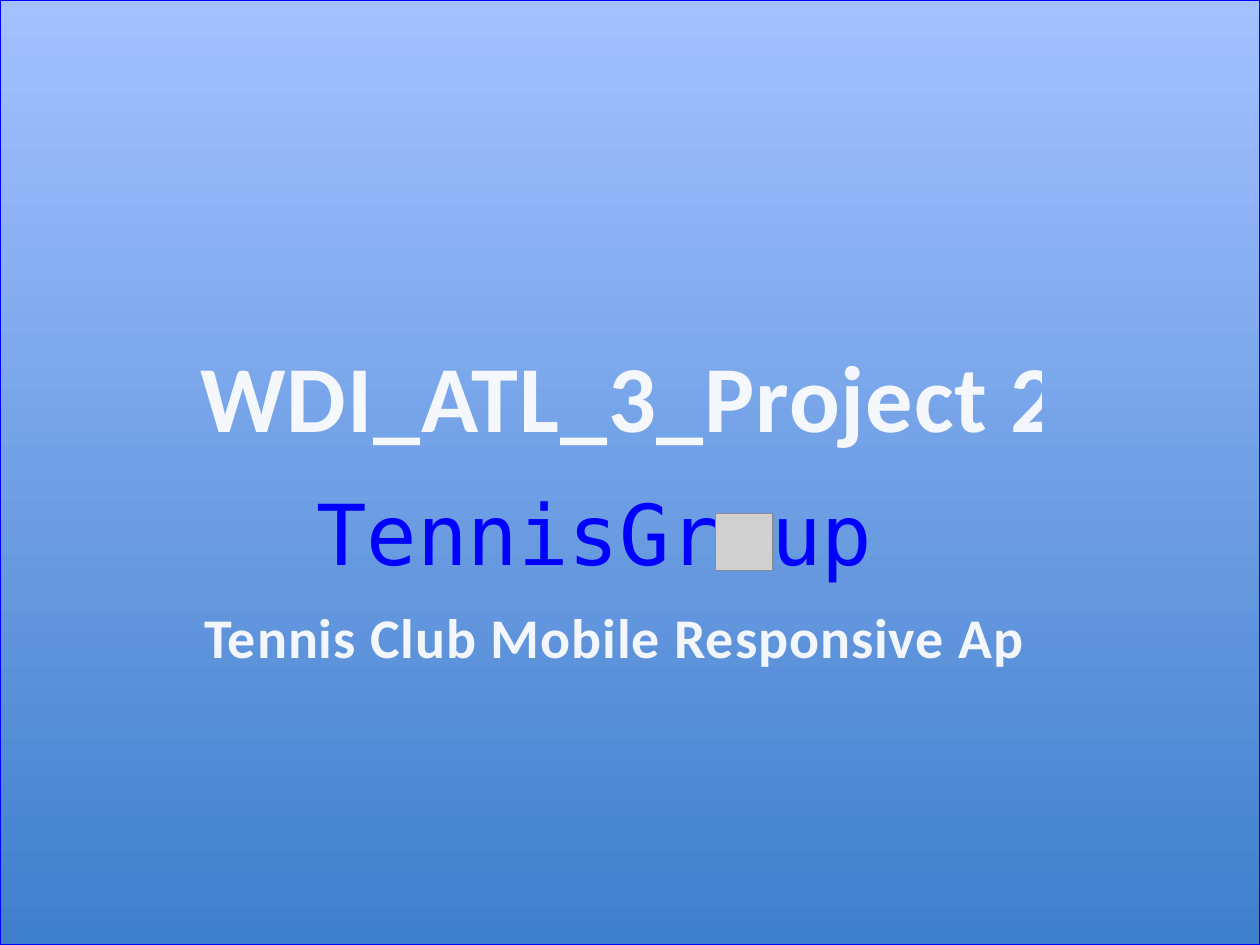
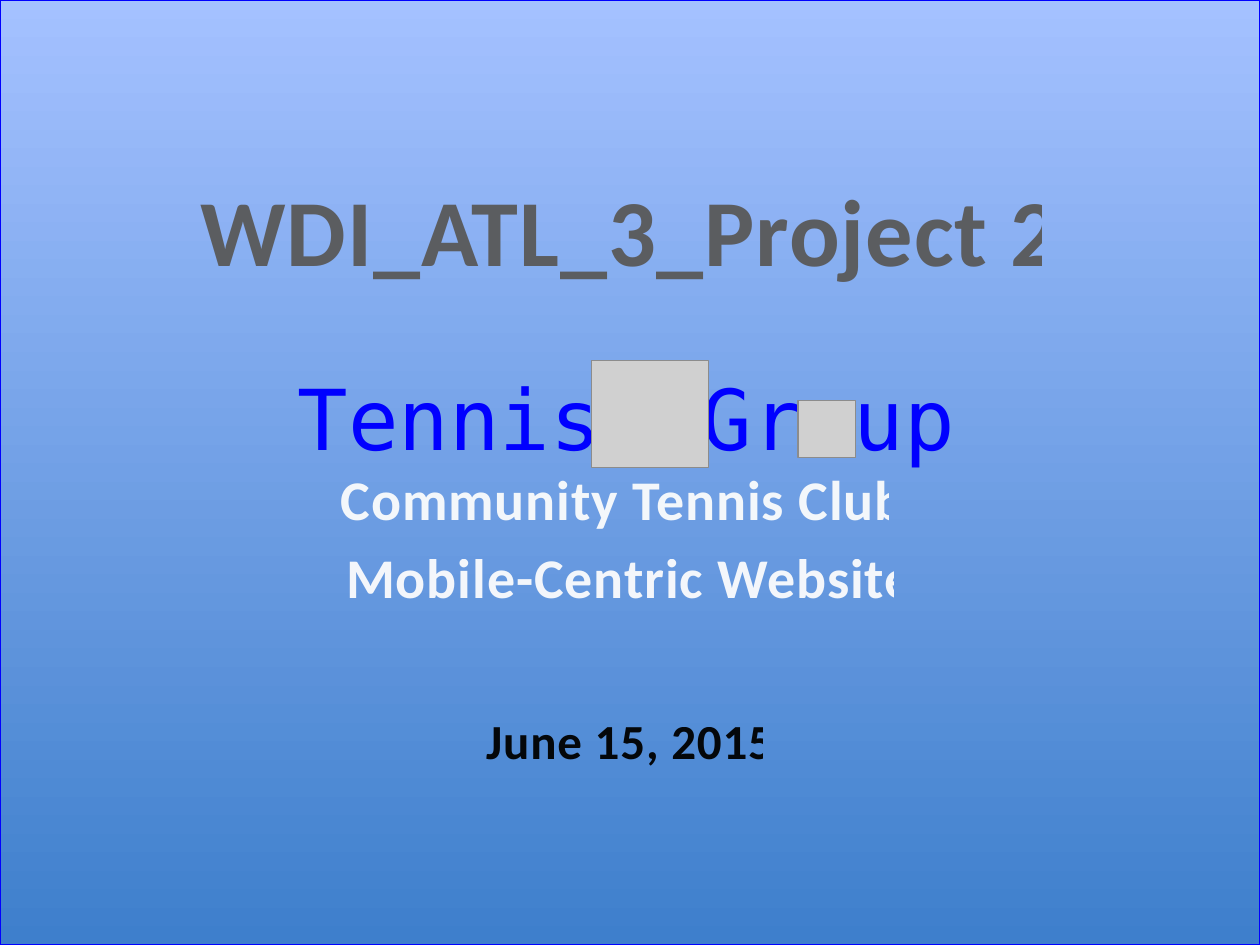
Before and after one commit to hobbske/tennis_app, a slide deck: slide 1 of docs/powerpt_mockup.pptx. Drawn at 1260x945 pixels with LibreOffice and Linux fonts; fonts in the diff are those of the drawing; grey boxes stand for pictures. Boxes give left, top, right and bottom in pixels: in the first picture for what was removed or moved away, otherwise in the second. Text is boxed around its words. In the diff, an @@ line names an element or a change of style, - is before the commit and + after.

```diff
--- a/docs/powerpt_mockup.pptx
+++ b/docs/powerpt_mockup.pptx
@@ title "WDI_ATL_3_Project 2" moved from (x1=201, y1=366, x2=1058, y2=448) to (x1=201, y1=200, x2=1058, y2=282) @@
@@ title "WDI_ATL_3_Project 2" at (x1=201, y1=200, x2=1058, y2=282): text colour #FCFCFD at 95% opacity to #595959 at 95% opacity @@
@@ text at (x1=297, y1=382, x2=955, y2=468): spaces changed @@
-TennisGr up
+Tennis Gr up
@@ picture added at (x1=591, y1=360, x2=708, y2=467) @@
@@ picture moved from (x1=716, y1=513, x2=774, y2=571) to (x1=798, y1=401, x2=856, y2=459) @@
@@ subtitle at (x1=341, y1=481, x2=913, y2=599): text changed @@
-Tennis Club Mobile Responsive App
+Community Tennis Club
+Mobile-Centric Website
@@ text added at (x1=486, y1=727, x2=773, y2=766), 28 pt, text #000000 at 95% opacity, bold @@
+June 15, 2015
```
Also in this commit, not shown: 3 other slides changed, 1 slide added, 5 other files.
